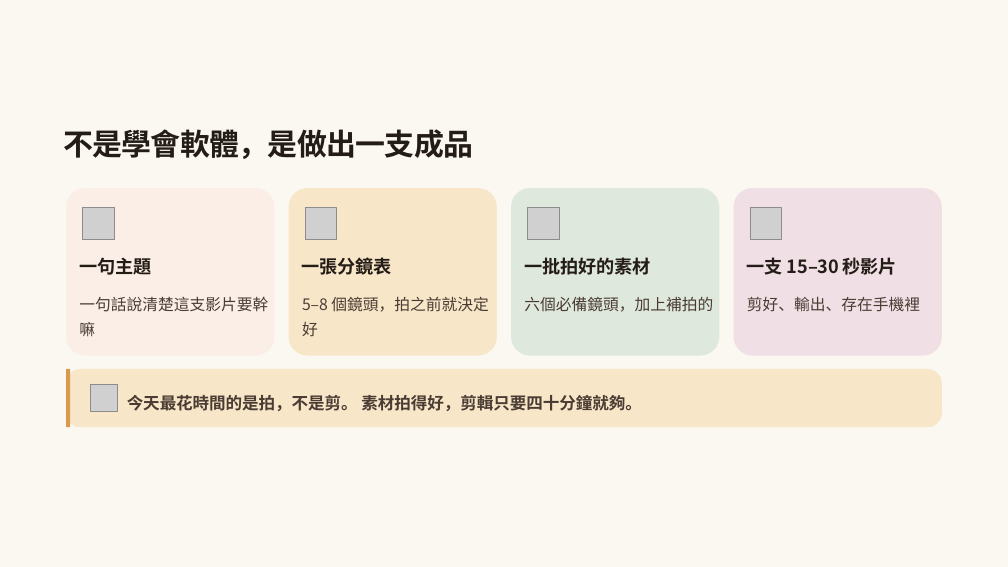
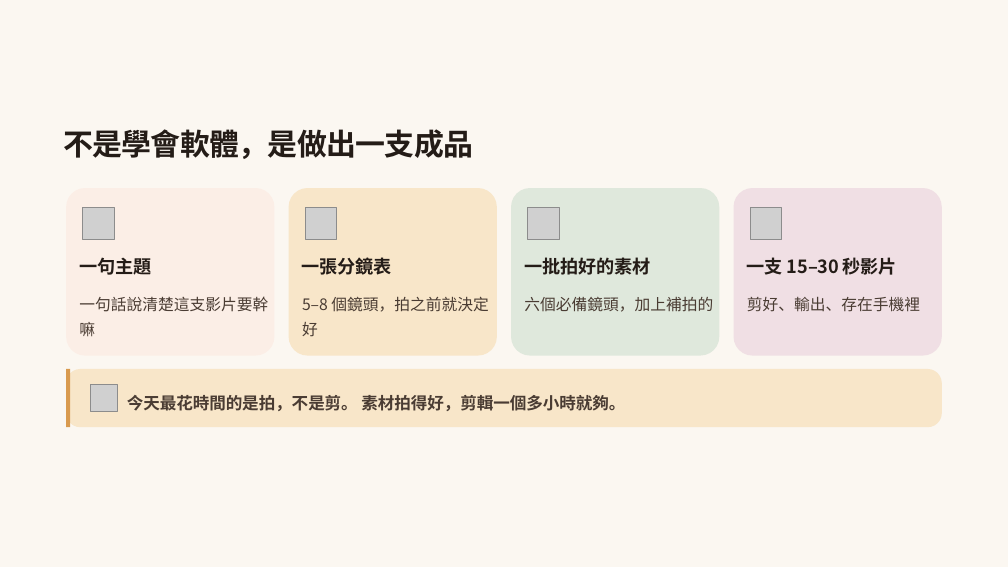
Before and after one commit to ja9705110/gogoeveryday, a slide deck: slide 2 of photo-course-2/手機拍攝商品與影像編修基礎2_商品短影音.pptx. Drawn at 1008x567 pixels with LibreOffice and Linux fonts; fonts in the diff are those of the drawing; grey boxes stand for pictures; background and template pictures are left out. Boxes give left, top, right and bottom in pixels: in the first picture for what was removed or moved away, otherwise in the second. Text is boxed around its words. In the diff, an @@ line names an element or a change of style, - is before the commit and + after.

```diff
--- a/photo-course-2/手機拍攝商品與影像編修基礎2_商品短影音.pptx
+++ b/photo-course-2/手機拍攝商品與影像編修基礎2_商品短影音.pptx
@@ text at bbox=[127, 395, 625, 411]: text changed @@
-今天最花時間的是拍，不是剪。 素材拍得好，剪輯只要四十分鐘就夠。
+今天最花時間的是拍，不是剪。 素材拍得好，剪輯一個多小時就夠。
```
Also in this commit, not shown: 13 other slides changed, 7 slides added, 11 slides removed, 8 other files.
